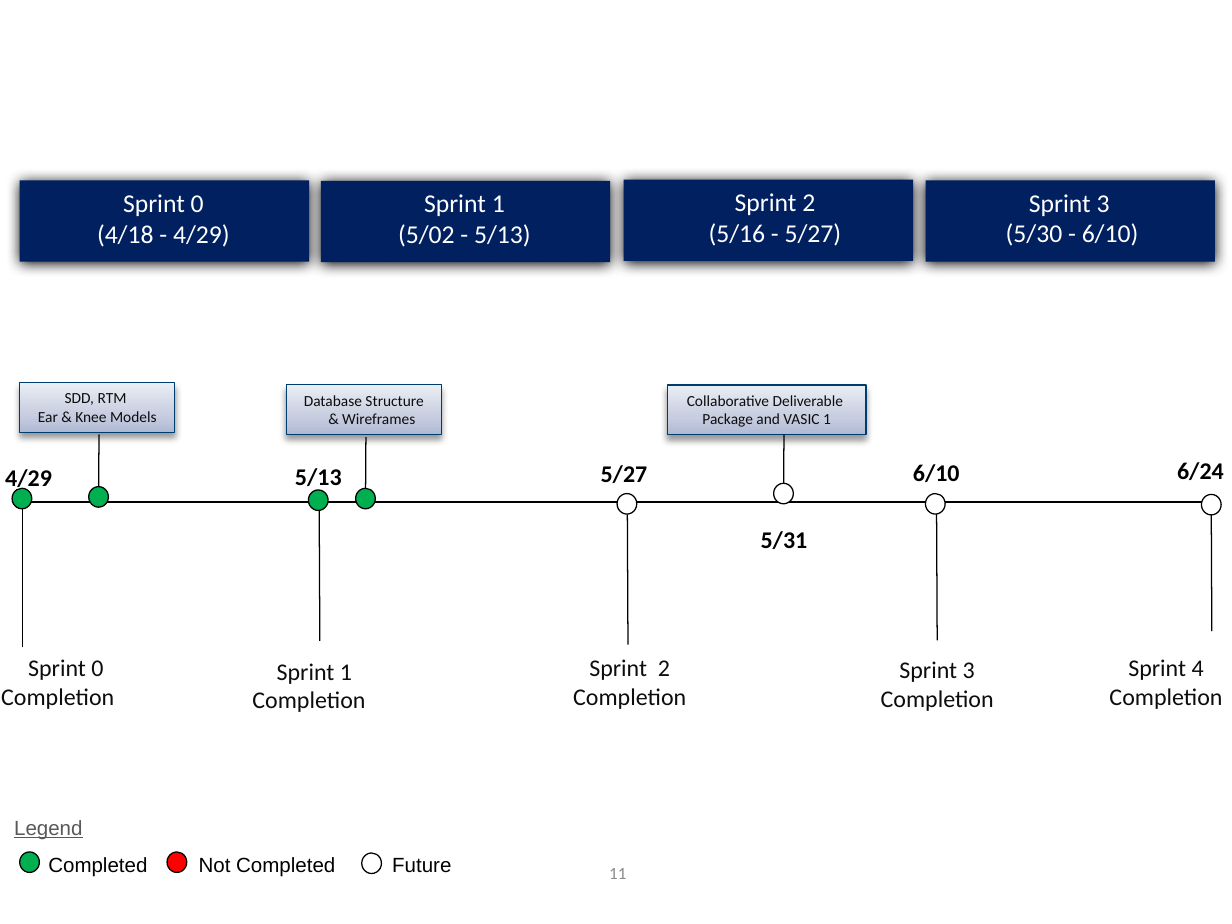
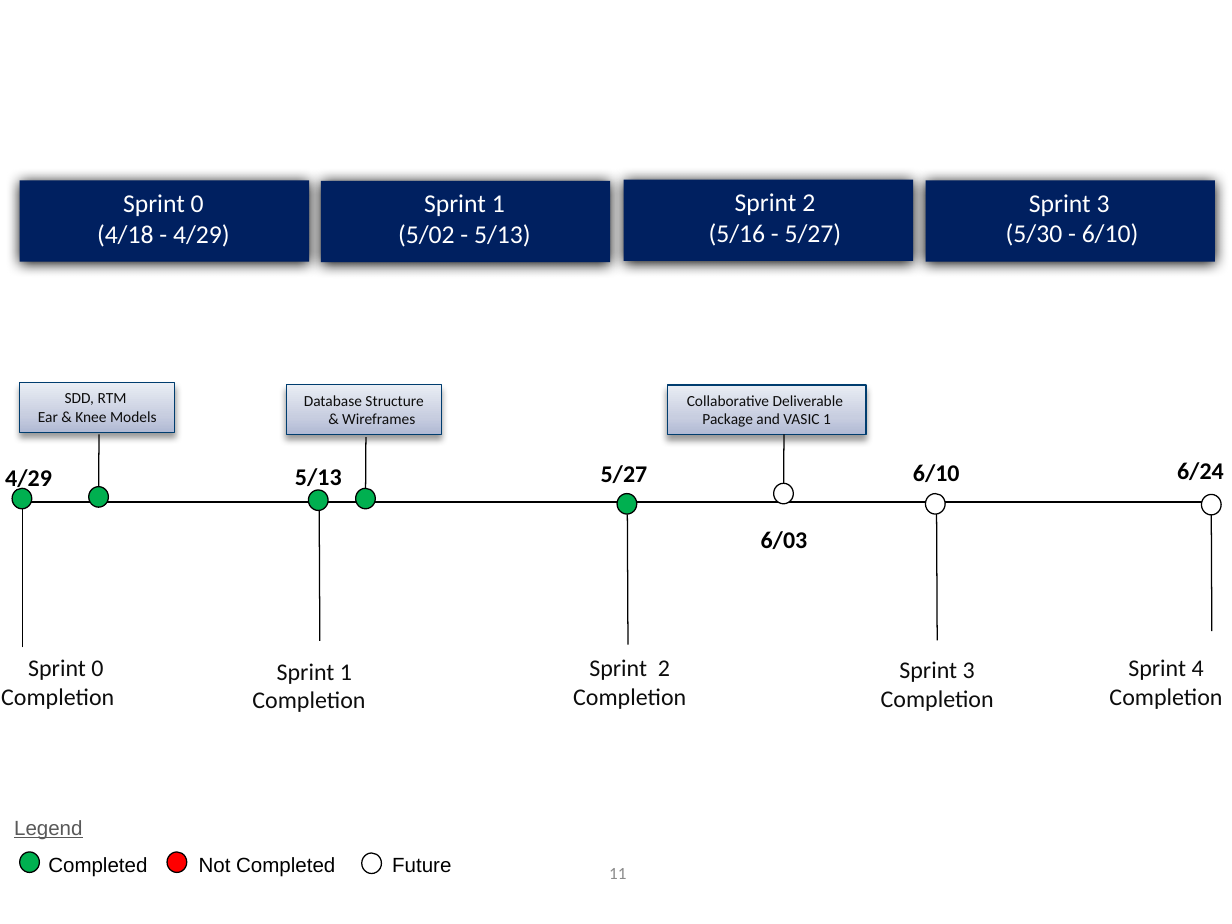
Before and after one commit to VHAINNOVATIONS/BCDS, a slide deck: slide 12 of Documentation/Meeting Minutes/Sprint Review and Planning Meeting/BCDSS_Sprint_2_Review_Sprint_3_Planning.pptx. Drawn at 1232x924 pixels with LibreOffice and Linux fonts; fonts in the diff are those of the drawing; background and template pictures are left out. Boxes give left, top, right and bottom in pixels: in the first picture for what was removed or moved away, otherwise in the second. Text is boxed around its words. In the diff, an @@ line names an element or a change of style, - is before the commit and + after.

```diff
--- a/Documentation/Meeting Minutes/Sprint Review and Planning Meeting/BCDSS_Sprint_2_Review_Sprint_3_Planning.pptx
+++ b/Documentation/Meeting Minutes/Sprint Review and Planning Meeting/BCDSS_Sprint_2_Review_Sprint_3_Planning.pptx
@@ ellipse at bbox=[617, 494, 637, 515]: fill #FFFFFF to #00B050 @@
@@ text at bbox=[761, 531, 808, 549]: text changed @@
-5/31
+6/03
```
Also in this commit, not shown: 8 other slides changed.
